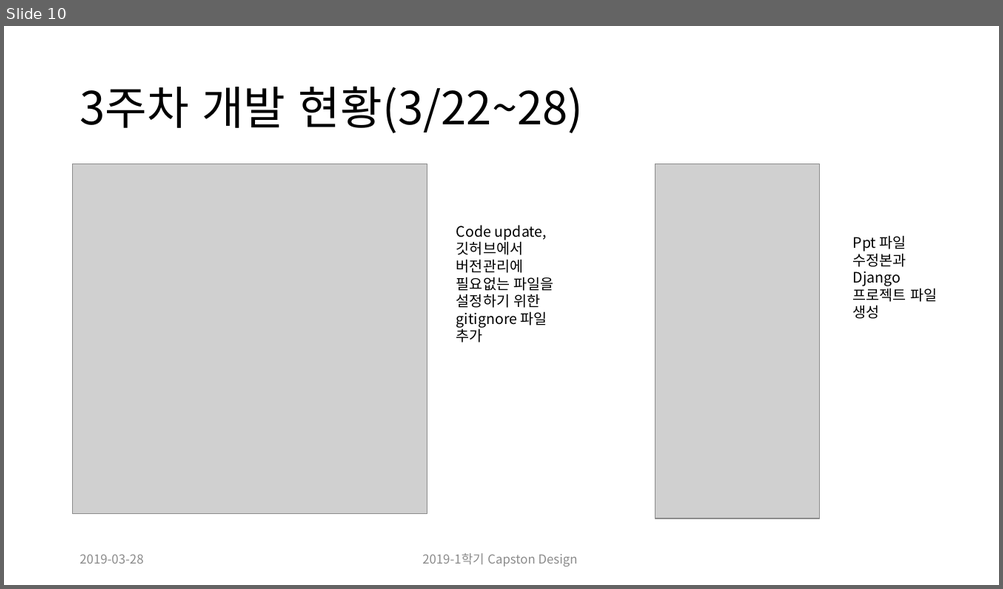
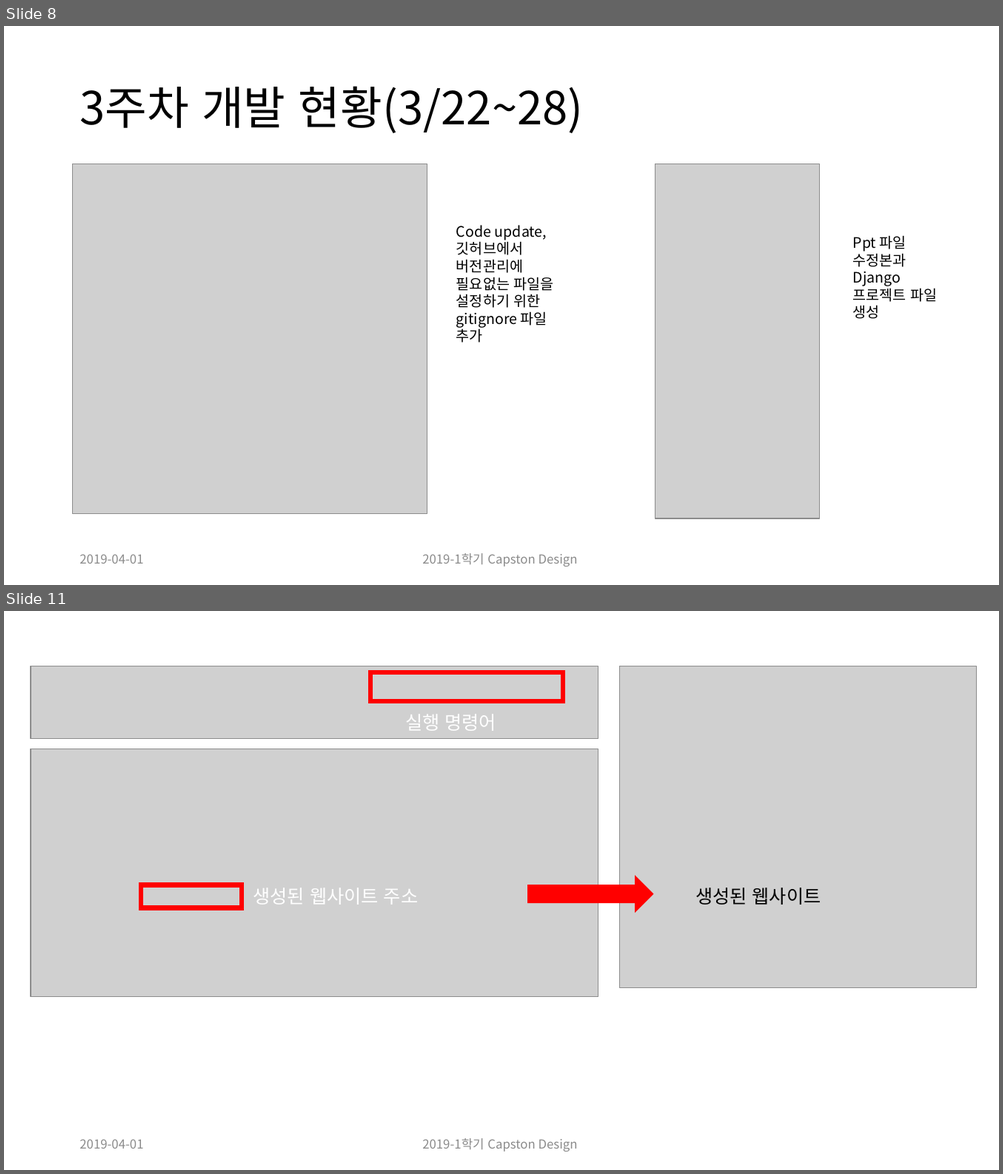
Before and after one commit to CheonSeounghyun/Coordination-Recommend, a slide deck: document/Capston Design Proposal_update(ppt).pptx. Shown one above the other, each under a label of ours: slide 10 before the commit, slides 8 and 11 after it; the slides between them are not shown. The pictures are 1003x589 and 1003x1174 pixels, drawn with LibreOffice and Linux fonts; fonts in the diff are those of the drawing; grey boxes stand for pictures. Boxes give left, top, right and bottom in pixels: in the first picture for what was removed or moved away, otherwise in the second. Text is boxed around its words. In the diff, an @@ line names an element or a change of style, - is before the commit and + after.

```diff
--- a/document/Capston Design Proposal_update(ppt).pptx
+++ b/document/Capston Design Proposal_update(ppt).pptx
@@ slide 11 added at (x1=4, y1=611, x2=999, y2=1170), background #FFFFFF @@
@@ picture added at (x1=31, y1=667, x2=598, y2=739) @@
@@ rectangle added at (x1=370, y1=673, x2=563, y2=701), outline #FF0000 4.5 pt @@
@@ picture added at (x1=620, y1=667, x2=976, y2=988) @@
@@ text added at (x1=405, y1=715, x2=496, y2=731), 18 pt, text #FFFFFF @@
+실행 명령어
@@ picture added at (x1=31, y1=749, x2=598, y2=997) @@
@@ right arrow added at (x1=528, y1=877, x2=652, y2=911), fill #FF0000, outline #FF0000 1 pt @@
@@ rectangle added at (x1=142, y1=886, x2=242, y2=908), outline #FF0000 4.5 pt @@
@@ text added at (x1=253, y1=889, x2=418, y2=905), 18 pt, text #FFFFFF @@
+생성된 웹사이트 주소
@@ text added at (x1=695, y1=888, x2=821, y2=905), 18 pt, text #000000 @@
+생성된 웹사이트
@@ text added at (x1=79, y1=1139, x2=143, y2=1149), 12 pt, text #8C8C8C @@
+2019-04-01
@@ text added at (x1=422, y1=1139, x2=578, y2=1152), 12 pt, text #8C8C8C @@
+2019-1학기 Capston Design
@@ what was slide 10 is now slide 8 @@
@@ slide 8 changed as well @@
@@ text at (x1=79, y1=554, x2=143, y2=564): text changed @@
-2019-03-28
+2019-04-01
```
Also in this commit, not shown: 9 other slides changed, 3 other slides added, 3 slides removed, 1 other file.
